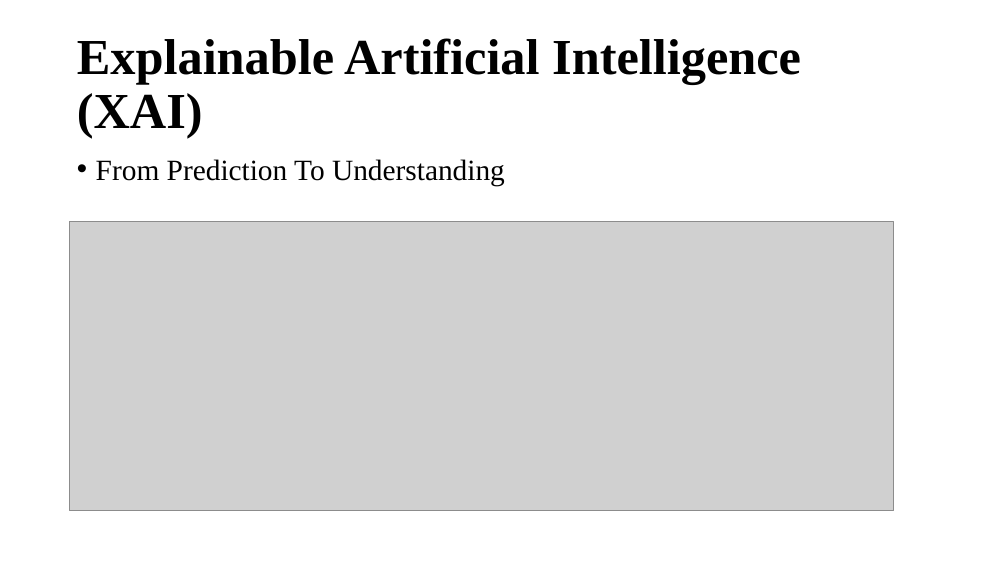
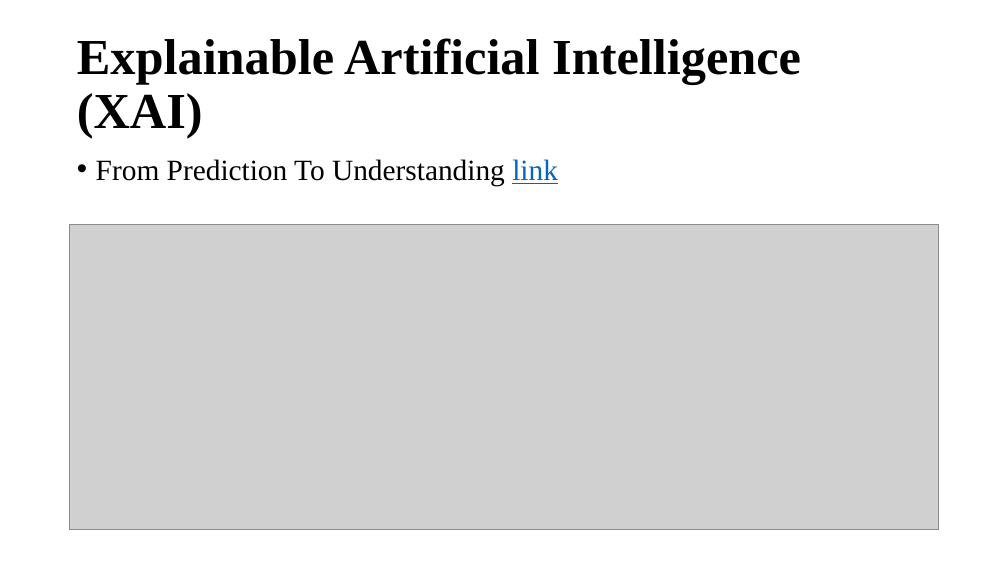
Before and after one commit to cloudspurs/klz, a slide deck: slide 3 of computer_science/ai/xai/xai.pptx (slide 2 before the commit). Drawn at 1008x567 pixels with LibreOffice and Linux fonts; fonts in the diff are those of the drawing; grey boxes stand for pictures. Boxes give left, top, right and bottom in pixels: in the first picture for what was removed or moved away, otherwise in the second. Text is boxed around its words. In the diff, an @@ line names an element or a change of style, - is before the commit and + after.

```diff
--- a/computer_science/ai/xai/xai.pptx
+++ b/computer_science/ai/xai/xai.pptx
@@ text at box(96, 159, 558, 186): text changed @@
-• From Prediction To Understanding
+• From Prediction To Understanding link
@@ picture: place and size @@
-picture at box(70, 222, 895, 510)
+picture at box(70, 225, 939, 529)
```
Also in this commit, not shown: 2 slides added, 1 slide removed, 5 other files.
